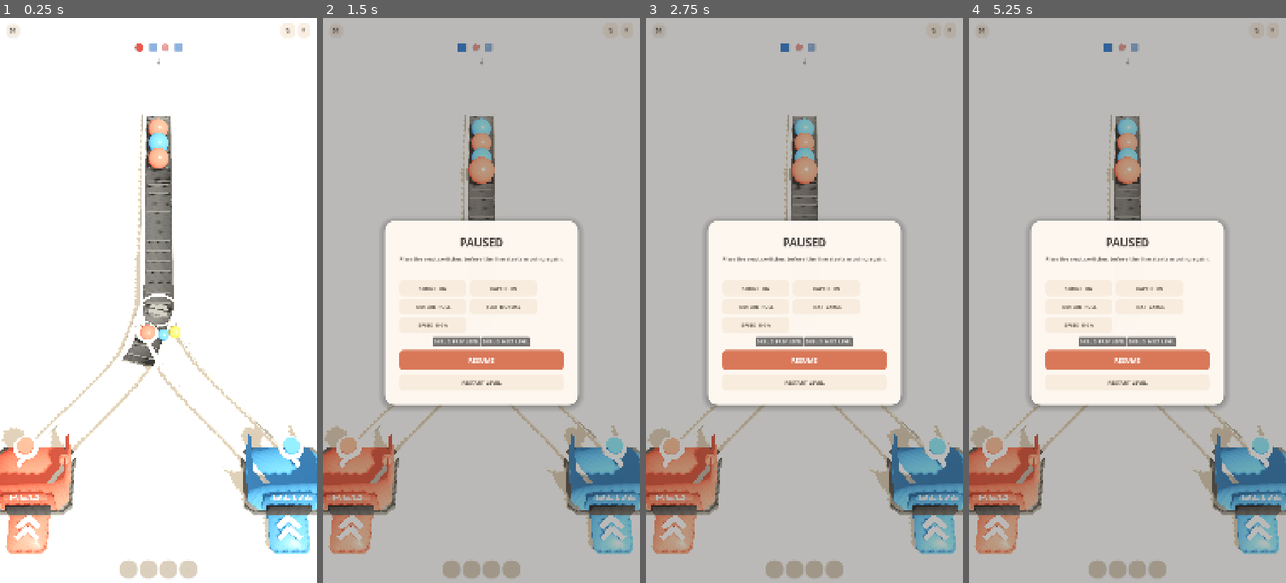
Above: before the commit, frames 1-4 (left to right).
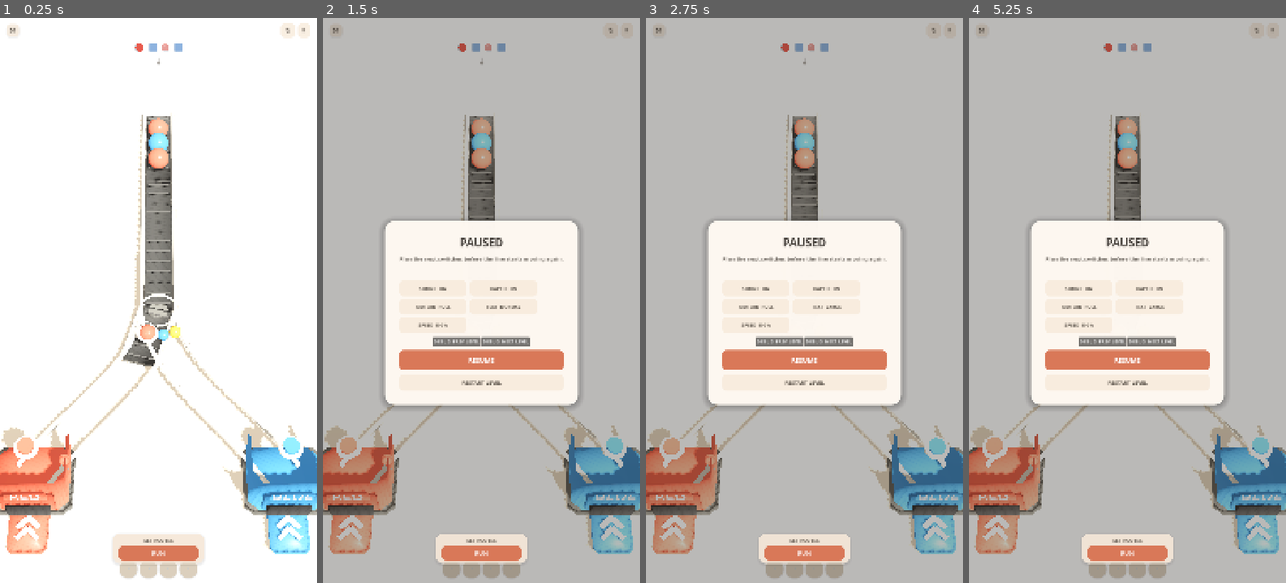
Above: after the commit, the same moments.

Repository: mocchaust64/rail_game
Game: Godot game, scene res://app/main.tscn
Two runs of this game, one before a commit and one after it. Both use one fixed random seed, a clock stepped at 60 frames per second and the inputs below.
Inputs (mouse positions are in pixels of both pictures, inside the frame that each line leads up to):
- Up to frame 1 (0.25 s): no input
- Up to frame 2 (1.5 s): click "↻" at 0.5 s; click "Ⅱ" at 1.25 s
- Up to frame 3 (2.75 s): click "TEXT NORMAL" at 2 s
- Up to frame 4 (5.25 s): click "RESTART LEVEL" at 2.75 s; click (1127, 554) at 3.5 s, where only the run after the commit has a clickable "RUN"; click "↻" at 4.25 s; click "Ⅱ" at 5 s

The runs differ from the first frame. In frame 1, 1.4% of the frame differs, in the area x 35-65%, y 91-97%; in frame 2, 2.3%; in frame 3, 2.3%, in the area x 35-65%, y 4-97%; in frame 4, 2.3%.

Commit message:
gameplay: replace reflex switching with plan then run loop

Diff:
--- a/game/game_controller.gd
+++ b/game/game_controller.gd
@@ -1,18 +1,17 @@
 class_name GameController
 extends Node3D
 
-enum GameState { BOOT, LEVEL_LOADING, READY, PLAYING, PAUSED, FAILED, COMPLETED }
+enum GameState { BOOT, LEVEL_LOADING, PLANNING, PLAYING, PAUSED, FAILED, COMPLETED }
 
 const LEVEL_COUNT := 10
 const MAX_POOLED_ITEMS := 24
-
-const TRAUMA_CORRECT := 0.12
-const TRAUMA_WRONG := 0.40
-const TRAUMA_FAIL := 0.85
-const HITSTOP_WRONG := 0.07
-const HITSTOP_FAIL := 0.16
-const TAP_RADIUS_UNITS := 0.95
+const TAP_RADIUS_UNITS := 1.05
 const SOURCE_CLEAR_PROGRESS := 0.38
+const TRAUMA_CORRECT := 0.10
+const TRAUMA_WRONG := 0.34
+const TRAUMA_FAIL := 0.72
+const HITSTOP_WRONG := 0.05
+const HITSTOP_FAIL := 0.12
 
 var state: GameState = GameState.BOOT
 var current_level_number: int = 1
@@ -29,17 +28,22 @@
 var _camera: Camera3D
 var _item_pool: ItemPool
 var _rig: SceneRig
+var _hud: FlowHud
+var _planning_hud: PlanningHud
+var _buffer_chute: Node3D
+var _spawn_index := 0
+var _spawn_clock := 0.0
+var _elapsed := 0.0
+var _attempt := 1
+var _mistakes := 0
+var _setup_taps := 0
+var _empty_hold := 0.0
 var _hitstop_remaining := 0.0
-var _hud: FlowHud
-var _buffer_chute: Node3D
-var _spawn_index: int = 0
-var _spawn_clock: float = 0.0
-var _elapsed: float = 0.0
-var _attempt: int = 1
-var _mistakes: int = 0
-var _junction_taps: int = 0
-var _empty_hold: float = 0.0
 var _tutorial_junction: JunctionActor
+var _waiting_items: Dictionary = {}
+var _state_before_pause: GameState = GameState.PLANNING
+var _last_plan_tap_ms := -1000
+var _last_plan_tap_pos := Vector2(-9999, -9999)
 
 
 func _ready() -> void:
@@ -64,6 +68,10 @@
     _hud.debug_previous_requested.connect(_on_debug_previous)
     _hud.debug_next_requested.connect(_on_debug_next)
 
+    _planning_hud = PlanningHud.new()
+    add_child(_planning_hud)
+    _planning_hud.run_requested.connect(_on_run_requested)
+
 
 func load_level(level_number: int) -> void:
     state = GameState.LEVEL_LOADING
@@ -78,23 +86,30 @@
     _build_level()
     _hud.set_level(current_level_number, String(level.get("title", "FLOW")))
     _hud.set_buffer([], int(level["buffer_capacity"]))
-    _refresh_upcoming()
     _hud.hide_overlay()
 
-    _spawn_clock = max(0.0, float(level["spawn_interval"]) - 0.72)
+    _spawn_index = 0
+    _spawn_clock = 0.0
     _elapsed = 0.0
     _mistakes = 0
-    _junction_taps = 0
+    _setup_taps = 0
     _empty_hold = 0.0
+    _waiting_items.clear()
+
+    _refresh_upcoming()
+    for id in junctions:
+        (junctions[id] as JunctionActor).set_planning_mode(true)
 
     _setup_tutorial_hint()
-    state = GameState.PLAYING
-    AnalyticsService.track("level_start", {"level": current_level_number, "attempt": _attempt})
+    _planning_hud.show_planning()
+    state = GameState.PLANNING
+    AnalyticsService.track("level_plan_start", {"level": current_level_number, "attempt": _attempt})
 
 
 func _handle_level_error(message: String) -> void:
     push_error(message)
     state = GameState.FAILED
+    _planning_hud.show_running()
     _hud.show_fail("This level could not be loaded. Check the Godot output log.")
 
 
@@ -105,15 +120,16 @@
         _tutorial_junction.set_hint_active(false)
     _tutorial_junction = null
 
-    _rig.clear_world()
+    if _rig != null:
+        _rig.clear_world()
     active_items.clear()
     buffered.clear()
+    _waiting_items.clear()
     junctions.clear()
     receivers.clear()
     sources.clear()
     nodes_by_id.clear()
     positions.clear()
-    _spawn_index = 0
     _buffer_chute = null
     _item_pool = null
 
@@ -139,6 +155,30 @@
     _hud.set_tutorial_visible(true)
 
 
+func _on_run_requested() -> void:
+    if state != GameState.PLANNING:
+        return
+    if _tutorial_junction != null:
+        _tutorial_junction.set_hint_active(false)
+        _tutorial_junction = null
+        _hud.set_tutorial_visible(false)
+        SaveService.mark_tutorial_seen()
+
+    for id in junctions:
+        (junctions[id] as JunctionActor).set_planning_mode(false)
+
+    _planning_hud.show_running()
+    _spawn_clock = maxf(0.0, float(level["spawn_interval"]) - 0.35)
+    _elapsed = 0.0
+    _empty_hold = 0.0
+    state = GameState.PLAYING
+    AnalyticsService.track("run_start", {
+        "level": current_level_number,
+        "setup_taps": _setup_taps,
+        "attempt": _attempt,
+    })
+
+
 func _process(delta: float) -> void:
     if _hitstop_remaining > 0.0:
         _hitstop_remaining -= delta / maxf(0.05, Engine.time_scale)
@@ -146,26 +186,19 @@
             Engine.time_scale = 1.0
 
 
-func _hitstop(seconds: float) -> void:
-    if SaveService.reduced_motion:
-        return
-    Engine.time_scale = 0.12
-    _hitstop_remaining = seconds
-
-
 func _physics_process(delta: float) -> void:
     if state != GameState.PLAYING:
         return
     _elapsed += delta
-    _update_buffer()
     _update_spawning(delta)
     _update_items(delta)
-    _check_win(delta)
+    _check_run_end(delta)
 
 
 func _update_spawning(delta: float) -> void:
     if _spawn_index >= level["spawns"].size():
         return
+
     _spawn_clock += delta
     var interval := float(level["spawn_interval"])
     if _spawn_clock < interval:
@@ -174,21 +207,23 @@
     var spawn: Dictionary = level["spawns"][_spawn_index]
     var source_id := String(spawn["source"])
     if not _can_spawn_from_source(source_id):
-        _spawn_clock = min(_spawn_clock, interval + 0.10)
+        _spawn_clock = minf(_spawn_clock, interval + 0.10)
         return
 
     _spawn_clock -= interval
     _spawn_index += 1
     _refresh_upcoming()
-    _spawn_item(String(spawn["kind"]), source_id, false)
-
-
-func _spawn_item(kind: String, source_id: String, returning: bool) -> void:
+    _spawn_item(String(spawn["kind"]), source_id)
+
+
+func _spawn_item(kind: String, source_id: String) -> void:
     if state != GameState.PLAYING or not nodes_by_id.has(source_id):
         return
-    var next_id := _route_from(source_id)
-    if next_id.is_empty():
-        _fail("A route ended unexpectedly.")
+
+    var source_node: Dictionary = nodes_by_id[source_id]
+    var next_id := String(source_node.get("next", ""))
+    if next_id.is_empty() or not positions.has(next_id):
+        _fail("A source has no valid route.")
         return
 
     var item := _item_pool.acquire()
@@ -196,16 +231,20 @@
         return
     if not item.finished.is_connected(_on_item_finished):
         item.finished.connect(_on_item_finished)
-    item.configure(kind, source_id, source_id, next_id, positions[source_id], positions[next_id], SaveService.scaled_speed(float(level["item_speed"])))
+    item.configure(
+        kind,
+        source_id,
+        source_id,
+        next_id,
+        positions[source_id],
+        positions[next_id],
+        SaveService.scaled_speed(float(level["item_speed"]))
+    )
     active_items.append(item)
 
     if sources.has(source_id):
-        var source := sources[source_id] as SourceActor
-        source.react_launch()
-    if returning:
-        AudioService.play("buffer_return", 1.0, -6.0)
-    else:
-        AudioService.play("spawn", 1.0, -13.0)
+        (sources[source_id] as SourceActor).react_launch()
+    AudioService.play("spawn", 1.0, -13.0)
 
 
 func _can_spawn_from_source(source_id: String) -> bool:
@@ -222,6 +261,8 @@
         if not is_instance_valid(item):
             active_items.erase(item)
             continue
+        if _waiting_items.has(item.get_instance_id()):
+            continue
         if item.advance(delta):
             _on_item_reached_node(item)
 
@@ -234,6 +275,7 @@
 
     var node: Dictionary = nodes_by_id[arrived_id]
     var node_type := String(node.get("type", "normal"))
+
     if node_type == "receiver":
         if String(node["kind"]) == item.kind:
             _deliver_item(item, arrived_id)
@@ -241,60 +283,70 @@
             _buffer_item(item, arrived_id)
         return
 
-    var next_id := _route_from(arrived_id)
-    if next_id.is_empty():
+    if node_type == "junction":
+        _wait_for_programmed_route(item, arrived_id)
+        return
+
+    var next_id := String(node.get("next", ""))
+    if next_id.is_empty() or not positions.has(next_id):
         _fail("Cargo reached a dead end.")
         return
     item.start_segment(arrived_id, next_id, positions[arrived_id], positions[next_id])
 
 
-func _route_from(node_id: String) -> String:
-    var node: Dictionary = nodes_by_id[node_id]
-    if String(node.get("type", "normal")) == "junction":
-        var junction := junctions[node_id] as JunctionActor
-        return junction.current_output()
-    return String(node.get("next", ""))
+func _wait_for_programmed_route(item: ItemActor, junction_id: String) -> void:
+    if not junctions.has(junction_id):
+        _fail("A programmed router is missing.")
+        return
+    _waiting_items[item.get_instance_id()] = true
+    var junction := junctions[junction_id] as JunctionActor
+    var callback := Callable(self, "_resume_from_programmed_route").bind(item, junction_id)
+    junction.request_route_for_kind(item.kind, callback)
+
+
+func _resume_from_programmed_route(next_id: String, item: ItemActor, junction_id: String) -> void:
+    if not is_instance_valid(item) or state != GameState.PLAYING:
+        return
+    _waiting_items.erase(item.get_instance_id())
+    if not positions.has(junction_id) or not positions.has(next_id):
+        _fail("A programmed route points nowhere.")
+        return
+    item.start_segment(junction_id, next_id, positions[junction_id], positions[next_id])
 
 
 func _deliver_item(item: ItemActor, receiver_id: String) -> void:
     active_items.erase(item)
+    _waiting_items.erase(item.get_instance_id())
     if receivers.has(receiver_id):
-        var receiver := receivers[receiver_id] as ReceiverActor
-        receiver.accept()
-    AudioService.play("correct", 1.0 + min(0.16, float(_junction_taps % 5) * 0.018), -3.0)
+        (receivers[receiver_id] as ReceiverActor).accept()
+    AudioService.play("correct", 1.0, -3.0)
     HapticService.light()
     _rig.add_trauma(TRAUMA_CORRECT)
-    VisualFactory.burst(_world, positions[receiver_id] + Vector3(0, 1.0, 0), VisualFactory.kind_color(item.kind), 26, 3.2)
+    VisualFactory.burst(_world, positions[receiver_id] + Vector3(0, 1.0, 0), VisualFactory.kind_color(item.kind), 22, 2.9)
     item.animate_delivered()
 
 
 func _buffer_item(item: ItemActor, receiver_id: String) -> void:
     active_items.erase(item)
+    _waiting_items.erase(item.get_instance_id())
     _mistakes += 1
 
     if receivers.has(receiver_id):
-        var receiver := receivers[receiver_id] as ReceiverActor
-        receiver.reject()
+        (receivers[receiver_id] as ReceiverActor).reject()
 
     if buffered.size() >= int(level["buffer_capacity"]):
-        AudioService.play("wrong", 0.86, -1.0)
         item.animate_buffered(_buffer_target_position())
-        _fail("One more wrong delivery overflowed the waiting buffer.")
-        return
-
-    buffered.append({
-        "kind": item.kind,
-        "source": item.origin_source,
-        "return_at": _elapsed + float(level.get("buffer_return_delay", 2.8)),
-    })
+        _fail("The waiting buffer overflowed.")
+        return
+
+    buffered.append({"kind": item.kind, "source": item.origin_source})
     item.animate_buffered(_buffer_target_position())
     AudioService.play("wrong", 1.0, -2.0)
     AudioService.duck_music()
     HapticService.medium()
     _rig.add_trauma(TRAUMA_WRONG)
     _hitstop(HITSTOP_WRONG)
-    VisualFactory.burst(_world, positions[receiver_id] + Vector3(0, 1.0, 0), Color("#8C9BA6"), 18, 2.2)
-    AnalyticsService.track("item_wrong", {"level": current_level_number, "buffer": buffered.size()})
+    VisualFactory.burst(_world, positions[receiver_id] + Vector3(0, 1.0, 0), Color("#8C9BA6"), 14, 2.0)
     _refresh_buffer_ui()
     _hud.flash_buffer()
 
@@ -303,20 +355,6 @@
     if _buffer_chute != null and is_instance_valid(_buffer_chute):
         return _buffer_chute.global_position + Vector3(0, 0.70, 0)
     return Vector3(0.0, 0.7, 6.35)
-
-
-func _update_buffer() -> void:
-    if buffered.is_empty():
-        return
-    var entry: Dictionary = buffered[0]
-    if _elapsed < float(entry["return_at"]):
-        return
-    var source_id := String(entry["source"])
-    if not _can_spawn_from_source(source_id):
-        return
-    buffered.pop_front()
-    _refresh_buffer_ui()
-    _spawn_item(String(entry["kind"]), source_id, true)
 
 
 func _refresh_buffer_ui() -> void:
@@ -337,9 +375,6 @@
 
 
 func _refresh_source_previews(spawns: Array) -> void:
-    # Put the real future sequence directly onto each source's physical feeder.
-    # The reference video shows many balls waiting in the world, so planning no
-    # longer depends on a floating NEXT card.
     var queues: Dictionary = {}
     for source_id in sources:
         queues[source_id] = []
@@ -356,39 +391,47 @@
         queues[source_id] = queue
 
     for source_id in sources:
-        var source := sources[source_id] as SourceActor
-        source.set_preview_queue(queues[source_id] as Array)
-
-
-func _check_win(delta: float) -> void:
+        (sources[source_id] as SourceActor).set_preview_queue(queues[source_id] as Array)
+
+
+func _check_run_end(delta: float) -> void:
+    if _spawn_index < level["spawns"].size() or not active_items.is_empty() or not _waiting_items.is_empty():
+        _empty_hold = 0.0
+        return
+
+    _empty_hold += delta
+    if _empty_hold < 0.32:
+        return
+
+    if not buffered.is_empty():
+        _fail("Some cargo followed the wrong route. Adjust the colour rules and run again.")
+        return
+    _win()
+
+
+func _win() -> void:
     if state != GameState.PLAYING:
         return
-    if _spawn_index < level["spawns"].size() or not active_items.is_empty() or not buffered.is_empty():
-        _empty_hold = 0.0
-        return
-    _empty_hold += delta
-    if _empty_hold < 0.30:
-        return
-
     state = GameState.COMPLETED
     AudioService.play("win", 1.0, -1.0)
     HapticService.medium()
     VisualFactory.create_win_confetti(_world)
-    SaveService.unlock_level(min(LEVEL_COUNT, current_level_number + 1))
+    SaveService.unlock_level(mini(LEVEL_COUNT, current_level_number + 1))
     AnalyticsService.track("level_complete", {
         "level": current_level_number,
         "duration": snapped(_elapsed, 0.01),
         "mistakes": _mistakes,
-        "junction_taps": _junction_taps,
+        "setup_taps": _setup_taps,
         "attempt": _attempt,
     })
     _hud.show_win(_elapsed, _mistakes)
 
 
 func _fail(reason: String) -> void:
-    if state != GameState.PLAYING:
+    if state not in [GameState.PLAYING, GameState.PLANNING]:
         return
     state = GameState.FAILED
+    _planning_hud.show_running()
     AudioService.play("fail", 1.0, -1.0)
     AudioService.duck_music(12.0, 0.7)
     HapticService.heavy()
@@ -398,14 +441,16 @@
         "level": current_level_number,
         "duration": snapped(_elapsed, 0.01),
         "mistakes": _mistakes,
-        "junction_taps": _junction_taps,
+        "setup_taps": _setup_taps,
         "attempt": _attempt,
     })
     _hud.show_fail(reason)
 
 
 func _unhandled_input(event: InputEvent) -> void:
-    if state != GameState.PLAYING:
+    # Runtime tapping is deliberately NOT a mechanic anymore. The only direct
+    # rail interaction happens here, before RUN, while the player programs rules.
+    if state != GameState.PLANNING:
         return
 
     var screen_pos := Vector2.ZERO
@@ -423,11 +468,17 @@
     if not pressed:
         return
 
+    var now := Time.get_ticks_msec()
+    if now - _last_plan_tap_ms < 120 and screen_pos.distance_to(_last_plan_tap_pos) < 18.0:
+        return
+    _last_plan_tap_ms = now
+    _last_plan_tap_pos = screen_pos
+
     var best: JunctionActor = null
     var best_score := 1.0
     for id in junctions:
         var junction := junctions[id] as JunctionActor
-        var anchor := junction.global_position + Vector3(0, 0.38, 0)
+        var anchor := junction.global_position + Vector3(0, 0.36, 0)
         var projected := _camera.unproject_position(anchor)
         var radius_px := screen_radius(_camera, anchor, TAP_RADIUS_UNITS)
         if radius_px <= 0.0:
@@ -440,19 +491,20 @@
     if best == null:
         return
 
-    if _tutorial_junction != null:
-        _tutorial_junction.set_hint_active(false)
-        _tutorial_junction = null
-        _hud.set_tutorial_visible(false)
-        SaveService.mark_tutorial_seen()
-
-    best.request_toggle()
-    _junction_taps += 1
-    AnalyticsService.track("junction_tap", {
-        "level": current_level_number,
-        "junction": best.junction_id,
-        "state": best.state,
-    })
+    if best.cycle_filter():
+        _setup_taps += 1
+        AnalyticsService.track("router_program", {
+            "level": current_level_number,
+            "junction": best.junction_id,
+            "filter": best.filter_kind,
+        })
+
+
+func _hitstop(seconds: float) -> void:
+    if SaveService.reduced_motion:
+        return
+    Engine.time_scale = 0.12
+    _hitstop_remaining = seconds
 
 
 func _on_restart_requested() -> void:
@@ -462,24 +514,21 @@
 
 func _on_next_requested() -> void:
     _attempt = 1
-    if current_level_number >= LEVEL_COUNT:
-        load_level(1)
-    else:
-        load_level(current_level_number + 1)
+    load_level(1 if current_level_number >= LEVEL_COUNT else current_level_number + 1)
 
 
 func _on_pause_requested() -> void:
-    if state != GameState.PLAYING:
-        return
+    if state not in [GameState.PLANNING, GameState.PLAYING]:
+        return
+    _state_before_pause = state
     state = GameState.PAUSED
-    AnalyticsService.track("level_pause", {"level": current_level_number, "duration": snapped(_elapsed, 0.01)})
     _hud.show_pause()
 
 
 func _on_resume_requested() -> void:
     if state != GameState.PAUSED:
         return
-    state = GameState.PLAYING
+    state = _state_before_pause
     _hud.hide_overlay()
 
 
@@ -487,18 +536,18 @@
     if not OS.is_debug_build():
         return
     _attempt = 1
-    load_level(max(1, current_level_number - 1))
+    load_level(maxi(1, current_level_number - 1))
 
 
 func _on_debug_next() -> void:
     if not OS.is_debug_build():
         return
     _attempt = 1
-    load_level(min(LEVEL_COUNT, current_level_number + 1))
+    load_level(mini(LEVEL_COUNT, current_level_number + 1))
 
 
 func _notification(what: int) -> void:
-    if what == NOTIFICATION_APPLICATION_PAUSED and state == GameState.PLAYING:
+    if what == NOTIFICATION_APPLICATION_PAUSED and state in [GameState.PLANNING, GameState.PLAYING]:
         call_deferred("_on_pause_requested")
 
 
@@ -508,5 +557,6 @@
 
 
 func _on_item_finished(item: ItemActor) -> void:
+    _waiting_items.erase(item.get_instance_id())
     if _item_pool != null:
         _item_pool.release(item)
